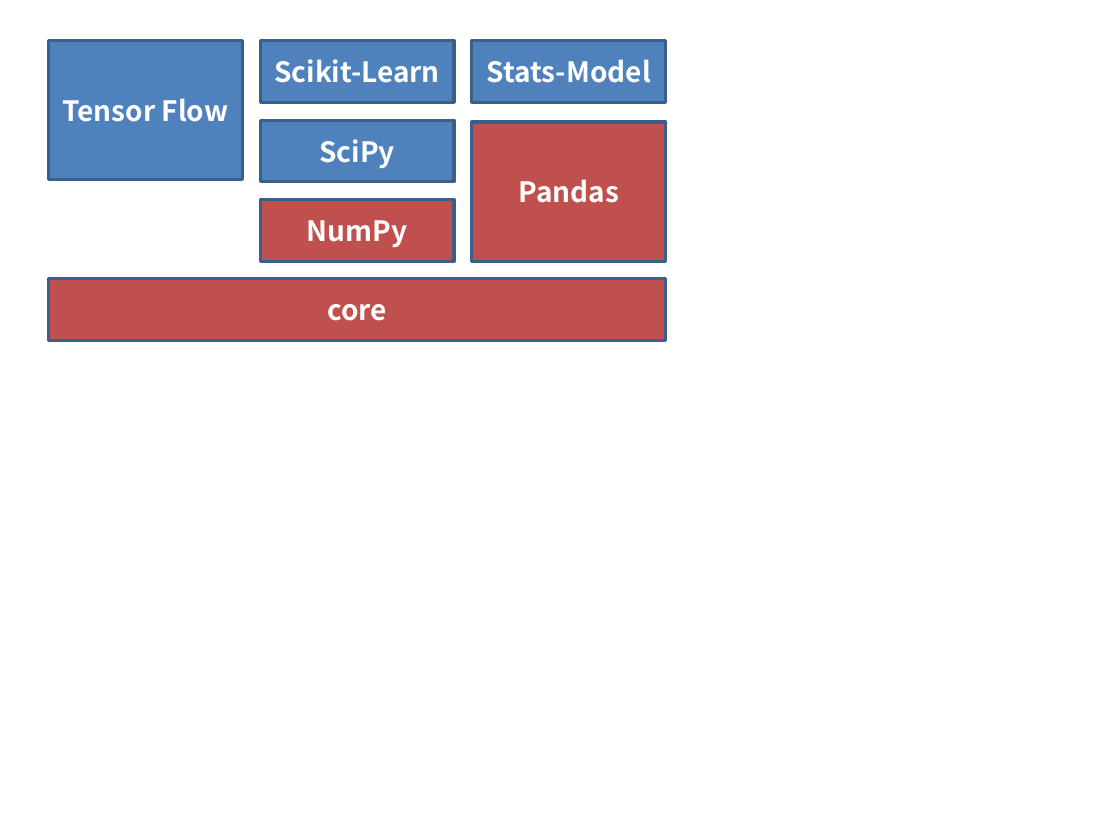
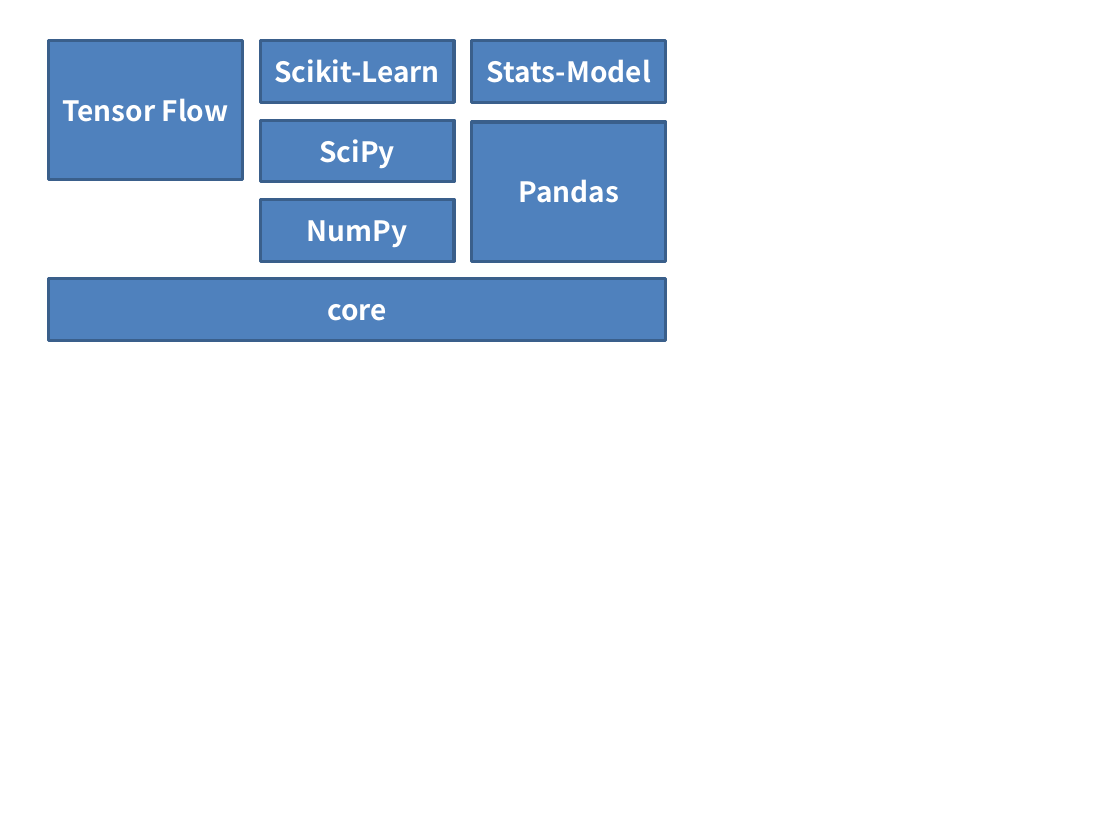
Before and after one commit to degru82/mlearn_visual, a slide deck: slide 2 of s01_stat/figures_orig.pptx. Drawn at 1120x840 pixels with LibreOffice and Linux fonts; fonts in the diff are those of the drawing. Boxes give left, top, right and bottom in pixels: in the first picture for what was removed or moved away, otherwise in the second. Text is boxed around its words. In the diff, an @@ line names an element or a change of style, - is before the commit and + after.

```diff
--- a/s01_stat/figures_orig.pptx
+++ b/s01_stat/figures_orig.pptx
@@ fill #C0504D to #4F81BD in 3 elements at (48,279,665,340), (260,199,454,261), (472,122,665,261) @@
```
Also in this commit, not shown: 2 other files.
